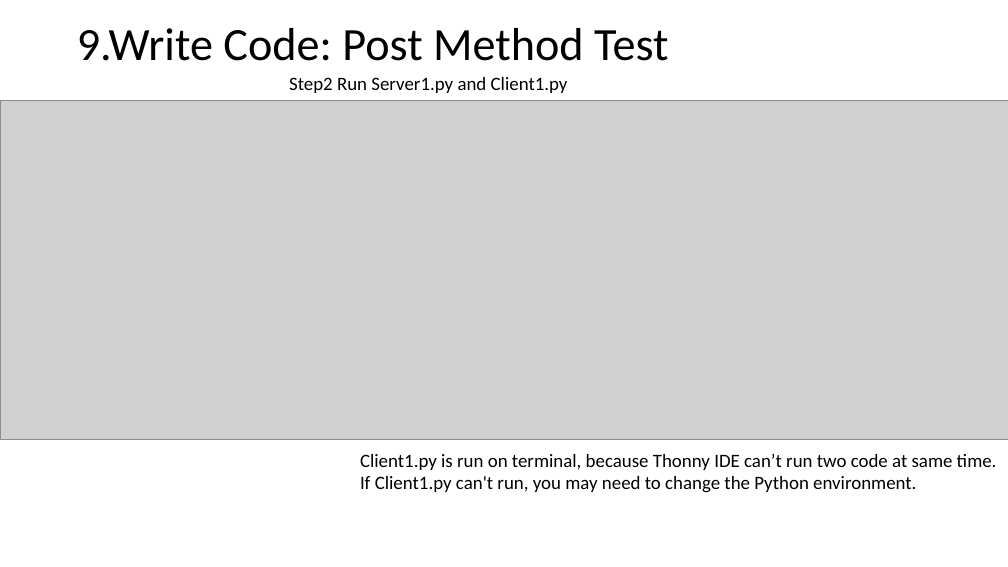
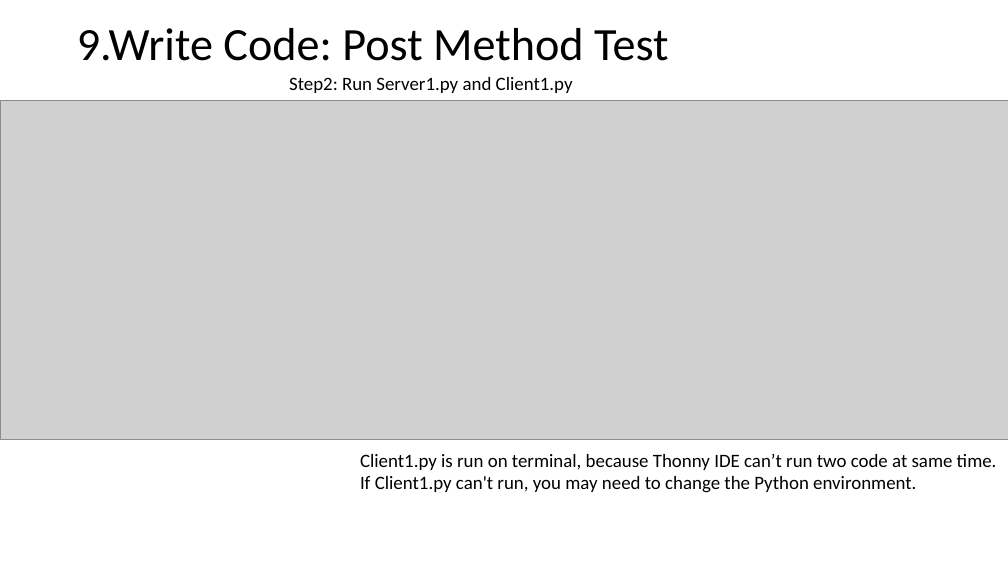
Before and after one commit to Chen-Wi-Ki/FlaskServerTeach, a slide deck: slide 14 of PythonFlask/Teach.pptx. Drawn at 1008x567 pixels with LibreOffice and Linux fonts; fonts in the diff are those of the drawing; grey boxes stand for pictures. Boxes give left, top, right and bottom in pixels: in the first picture for what was removed or moved away, otherwise in the second. Text is boxed around its words. In the diff, an @@ line names an element or a change of style, - is before the commit and + after.

Commit message:
Teach of Web Server Building for cPanel

```diff
--- a/PythonFlask/Teach.pptx
+++ b/PythonFlask/Teach.pptx
@@ text at [289, 77, 573, 93]: text changed @@
-Step2 Run Server1.py and Client1.py
+Step2: Run Server1.py and Client1.py
```
Also in this commit, not shown: 8 slides added.
